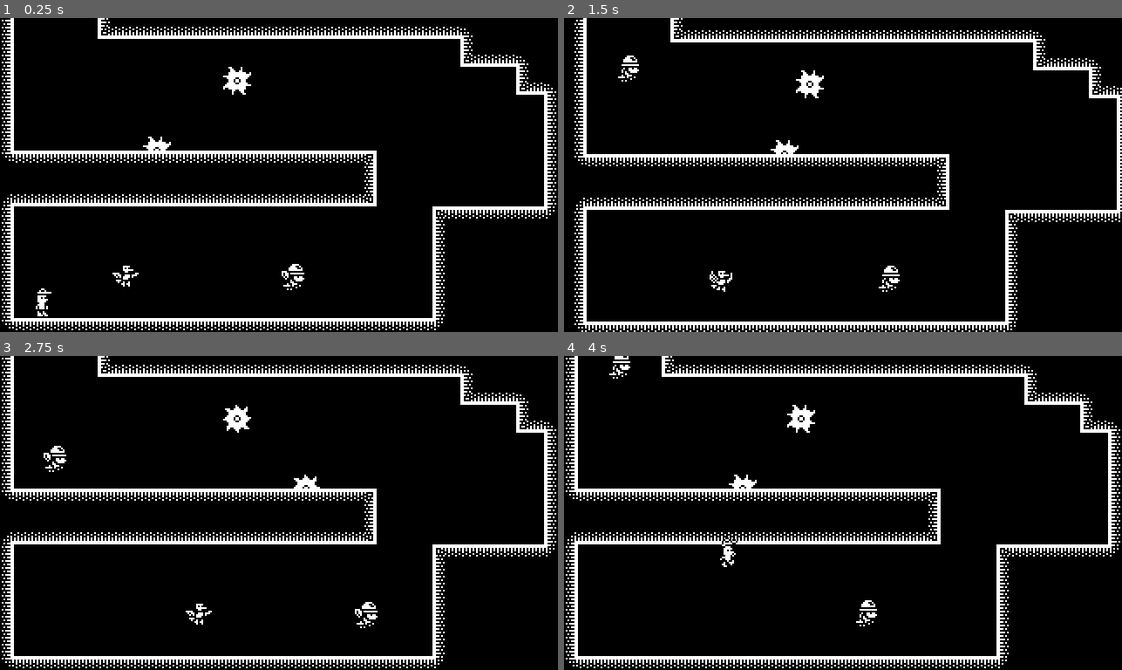
Above: before the commit, frames 1-4 (two rows, left to right).
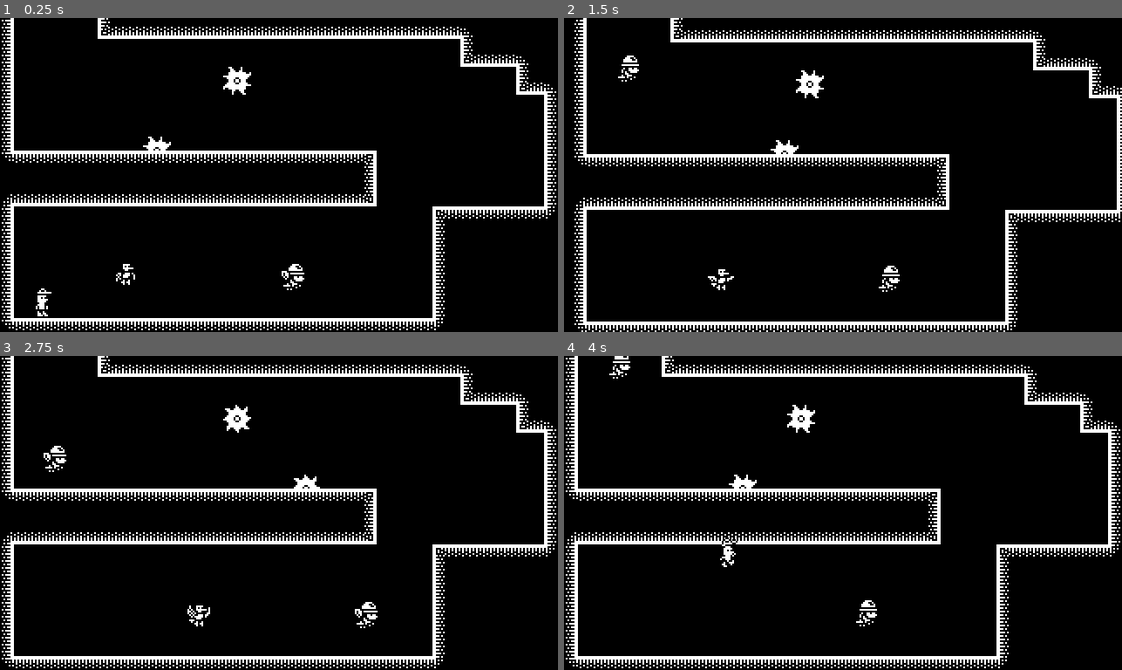
Above: after the commit, the same moments.

Repository: diego-escalante/GO2022-Stomper
Game: Godot game, scene res://Levels/Level5.tscn
The game is run twice, just before and just after one commit, with the same random seed, the same clock (stepped at 60 frames per second) and the same inputs. This scene is started directly instead of the project's main scene.
Inputs:
- Up to frame 1 (0.25 s): no input
- Up to frame 2 (1.5 s): hold D (run_right) from 0.53 s (still down); tap Space (jump) at 0.6, 0.77, 1.07 s; tap Shift (dash) at 1.35 s
- Up to frame 3 (2.75 s): tap Space (jump) at 1.52, 1.55, 1.82, 2.3 s; release D (run_right) at 2.03 s; hold A (run_left) from 2.03 s (still down); tap S (drop) at 2.1 s
- Up to frame 4 (4 s): release A (run_left) at 2.78 s; hold D (run_right) from 2.78 s (still down); tap Space (jump) at 2.85, 3.02, 3.32, 3.77, 3.8 s; tap Shift (dash) at 3.6 s

The runs differ from the first frame. In frame 1, 0.1% of the frame differs, in the area x 20-25%, y 78-86%; in frame 2, less than 0.1%; in frame 3, 0.1%; in frame 4, nothing differs.

Commit message:
Fix bonk bug

Diff:
--- a/Enemy/Enemy.tscn
+++ b/Enemy/Enemy.tscn
@@ -47,7 +47,6 @@
 [node name="AnimatedSprite" type="AnimatedSprite" parent="PathFollow2D"]
 frames = SubResource( 9 )
 animation = "Default"
-frame = 1
 playing = true
 
 [node name="Hitbox" parent="PathFollow2D" instance=ExtResource( 2 )]
--- a/Player/Player.gd
+++ b/Player/Player.gd
@@ -238,7 +238,7 @@
 			var new_bonk := bonk.instance() as Node2D
 			owner.add_child(new_bonk)
 			new_bonk.global_position = Vector2(
-					(global_position.x + stomped_object.global_position.x)/2,
+					(global_position.x + stomped_object.path_follow.global_position.x)/2,
 					global_position.y + 8
 			)
 			stomped_object.die()
